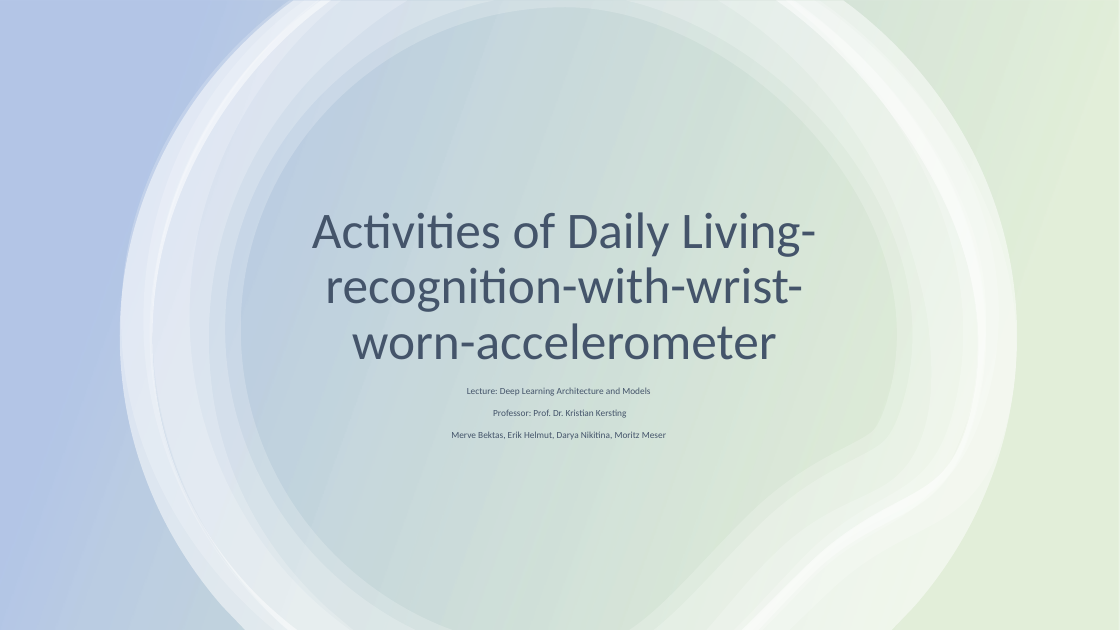
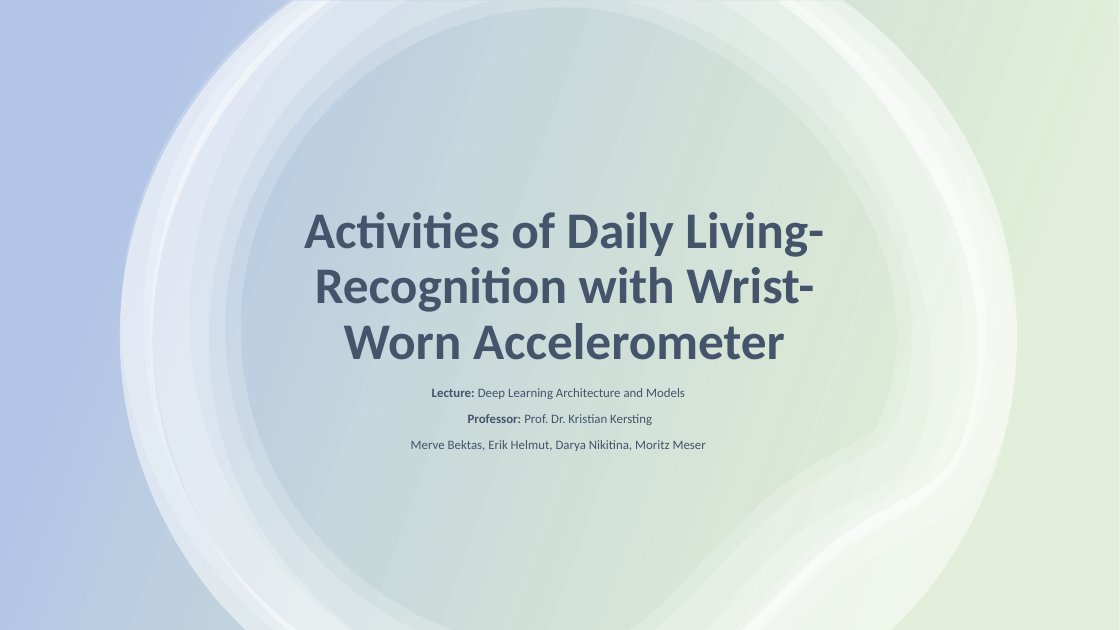
Before and after one commit to erikhelmut/ADL-recognition-with-wrist-worn-accelerometer, a slide deck: slide 1 of Activities of Daily Living-recognition-with-wrist-worn-accelerometer.pptx. Drawn at 1120x630 pixels with LibreOffice and Linux fonts; fonts in the diff are those of the drawing. Boxes give left, top, right and bottom in pixels: in the first picture for what was removed or moved away, otherwise in the second. Text is boxed around its words. In the diff, an @@ line names an element or a change of style, - is before the commit and + after.

Commit message:
Fixed typo, added conclusion, added data description, added training description, added evaluation

```diff
--- a/Activities of Daily Living-recognition-with-wrist-worn-accelerometer.pptx
+++ b/Activities of Daily Living-recognition-with-wrist-worn-accelerometer.pptx
@@ title at bbox=[304, 212, 824, 360]: text changed; bold on @@
-Activities of Daily Living-recognition-with-wrist-worn-accelerometer
+Activities of Daily Living-Recognition with Wrist-Worn Accelerometer
@@ subtitle "Lecture: Deep Learning Architecture and ..." at bbox=[411, 388, 706, 451]: size 8 to 11 pt; bold on in "Lecture:", "Professor:" @@
```
Also in this commit, not shown: 4 other slides changed, 3 slides added, 2 slides removed.
